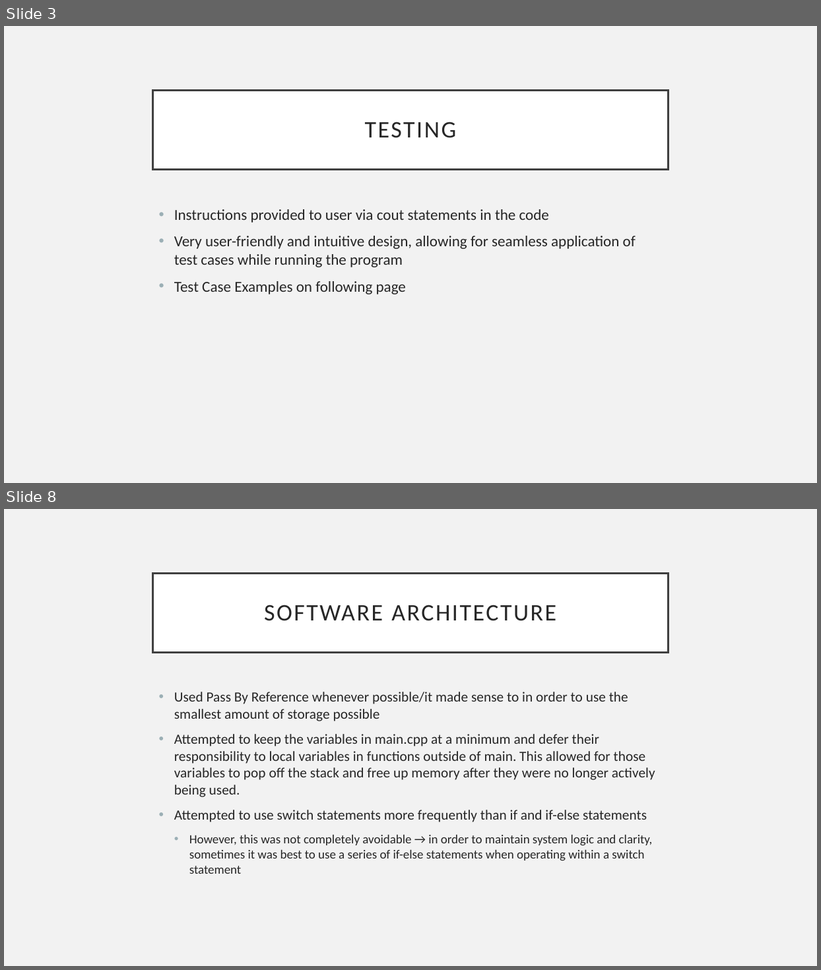
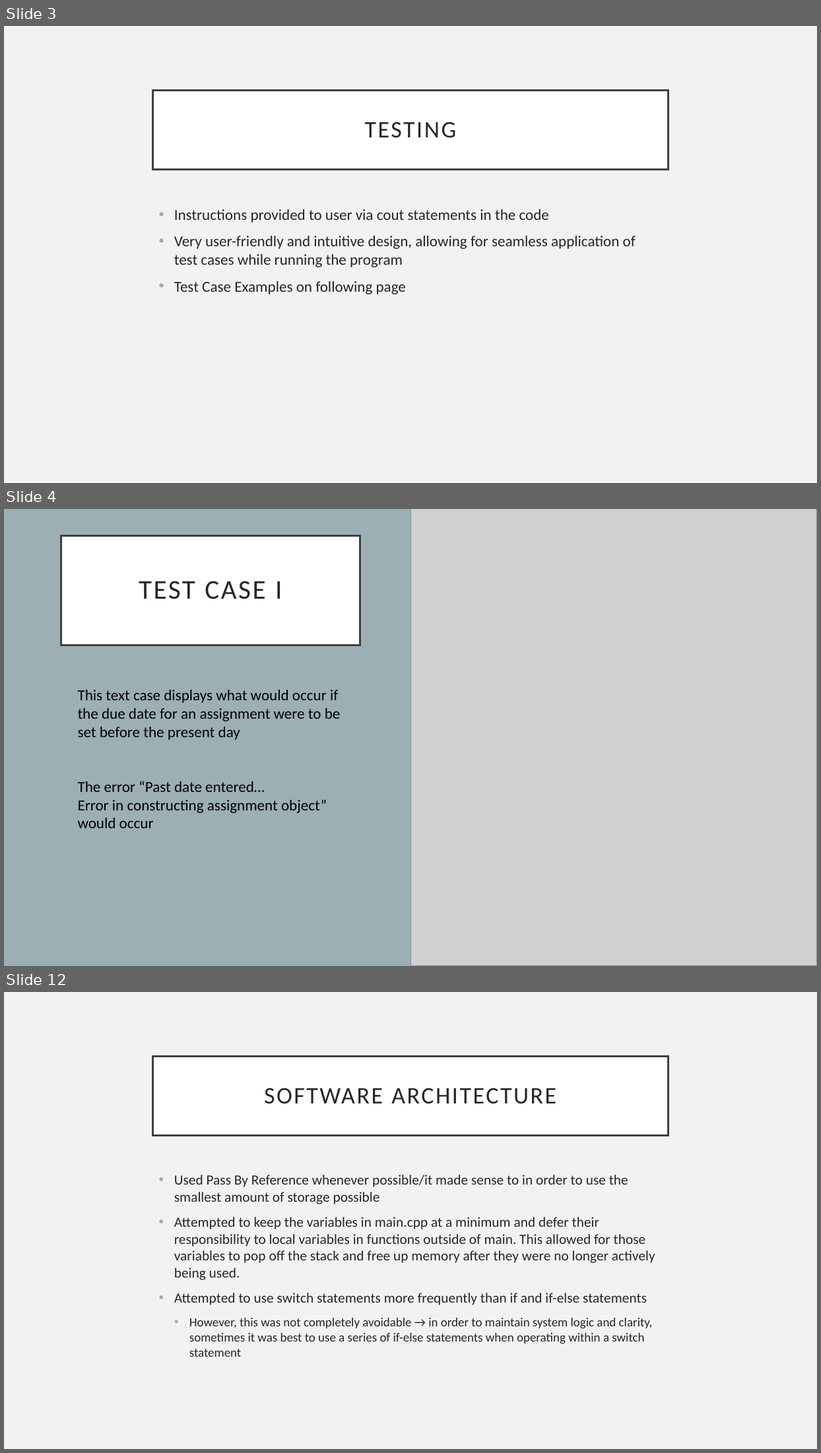
Before and after one commit to kylawilson/EC327FinalProject, a slide deck: doc/ProjectArchitecture.pptx. Shown one above the other, each under a label of ours: slides 3 and 8 before the commit, slides 3, 4 and 12 after it; the slides between them are not shown. The pictures are 821x970 and 821x1453 pixels, drawn with LibreOffice and Linux fonts; fonts in the diff are those of the drawing; grey boxes stand for pictures. Boxes give left, top, right and bottom in pixels: in the first picture for what was removed or moved away, otherwise in the second. Text is boxed around its words. In the diff, an @@ line names an element or a change of style, - is before the commit and + after.

```diff
--- a/doc/ProjectArchitecture.pptx
+++ b/doc/ProjectArchitecture.pptx
@@ slide 4 added at (x1=4, y1=509, x2=817, y2=966), background #9BAFB5 @@
@@ picture added at (x1=411, y1=509, x2=817, y2=966) @@
@@ title added at (x1=61, y1=536, x2=360, y2=646), fill #FFFFFF, outline #404040 2.5 pt, 32 pt, text #262626 @@
+TEST CASE I
@@ text added at (x1=78, y1=690, x2=341, y2=828), 18 pt, text #000000 @@
+This text case displays what would occur if the due date for an assignment were to be set before the present day
+The error “Past date entered…
+Error in constructing assignment object” would occur
@@ what was slide 8 is now slide 12 @@
```
Also in this commit, not shown: 7 other slides added, 4 slides removed.
